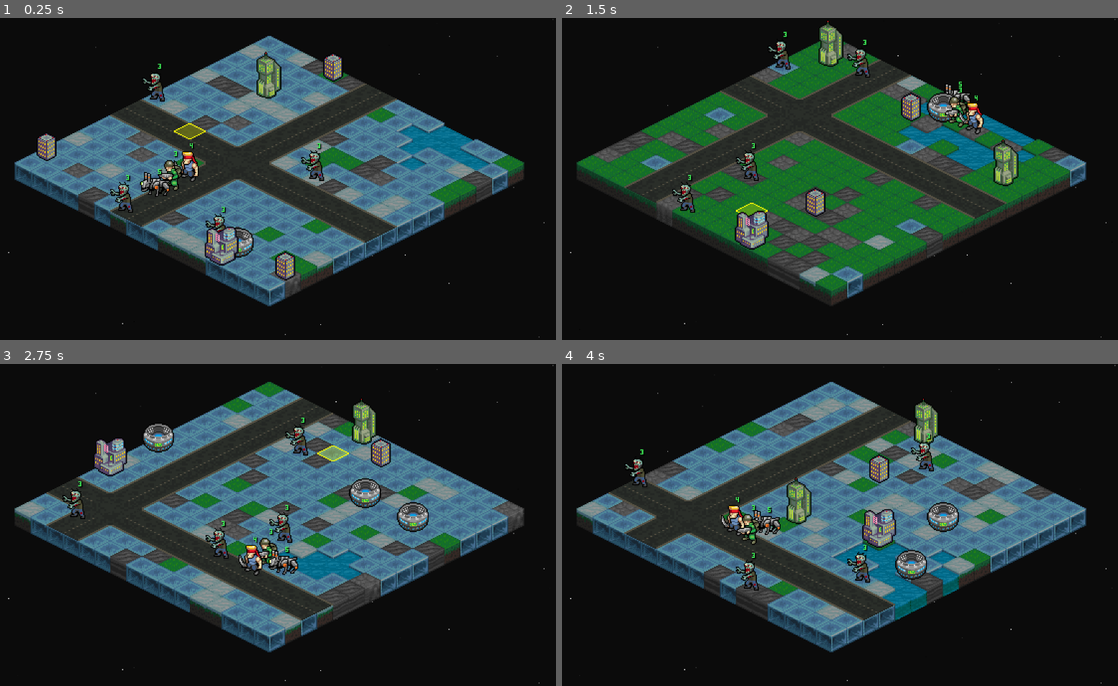
Above: before the commit, frames 1-4 (two rows, left to right).
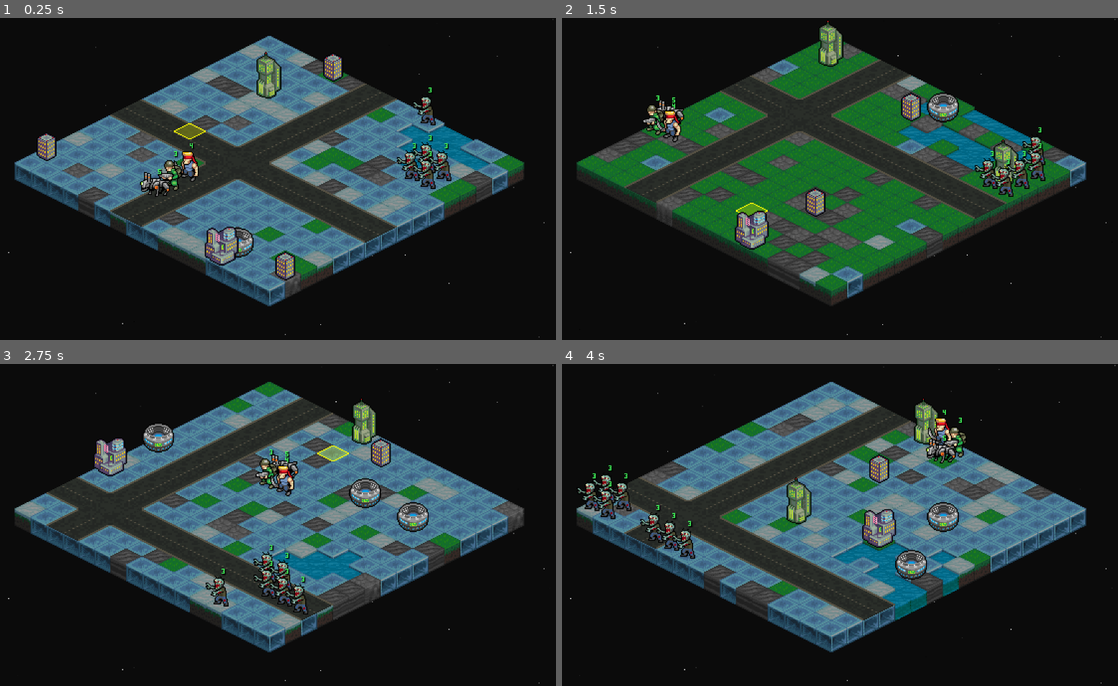
Above: after the commit, the same moments.

Repository: Tekknobot/MEKIII
Game: Godot game, scene res://scenes/Game.tscn
Two runs of this game, one before a commit and one after it. Both use one fixed random seed, a clock stepped at 60 frames per second and the inputs below.
Inputs (mouse positions are in pixels of both pictures, inside the frame that each line leads up to):
- Up to frame 1 (0.25 s): no input
- Up to frame 2 (1.5 s): tap Enter at 0.5 s; move the mouse to (956, 162) at 0.52 s; tap R at 0.6 s; click (956, 162) at 0.67 s; drag from (717, 195) to (801, 243) at 1.27 s
- Up to frame 3 (2.75 s): move the mouse to (328, 454) at 2.02 s; tap R at 2.1 s; click (328, 454) at 2.17 s
- Up to frame 4 (4 s): drag from (801, 589) to (662, 476) at 2.77 s; move the mouse to (1001, 573) at 3.52 s; tap R at 3.6 s; click (1001, 573) at 3.67 s

The runs differ from the first frame. In frame 1, 1.7% of the frame differs, in the area x 19-82%, y 14-67%; in frame 2, 2.8%; in frame 3, 3.0%; in frame 4, 3.3%, in the area x 2-73%, y 14-71%.

Commit message:
Spawn zombies in zone and in clusters

Diff:
--- a/scenes/Game.tscn
+++ b/scenes/Game.tscn
@@ -329,3 +329,4 @@
 move_tile_scene = ExtResource("27_0bq3a")
 attack_tile_scene = ExtResource("26_jhsr3")
 attack_flash_time = 0.48
+max_zombies = 16
--- a/scripts/map_controller.gd
+++ b/scripts/map_controller.gd
@@ -112,15 +112,97 @@
 		_spawn_specific_ally(c, ally_scenes[i])
 
 	# ---------------------------------------------------
-	# 2) Remaining cells used for zombies (random spread)
+	# 2) Zombies: far zone + clusters
 	# ---------------------------------------------------
-	valid_cells.shuffle()
-
-	for i in range(min(max_zombies, valid_cells.size())):
-		var c = valid_cells.pop_back()
-		_spawn_unit_walkable(c, Unit.Team.ENEMY)
+	var enemy_center := _pick_far_center(valid_cells, cluster_center)
+
+	# Build an enemy-zone pool near enemy_center (tweak radius)
+	var enemy_zone_radius := 6
+	var enemy_zone_cells := _cells_within_radius(valid_cells, enemy_center, enemy_zone_radius)
+
+	# If the zone is too small, fall back to all remaining valid cells
+	if enemy_zone_cells.size() < max_zombies:
+		enemy_zone_cells = valid_cells.duplicate()
+
+	_spawn_zombies_in_clusters(enemy_zone_cells, max_zombies)
 
 	print("Spawned allies:", ally_count, "zombies:", max_zombies)
+
+func _pick_far_center(cells: Array[Vector2i], from_center: Vector2i) -> Vector2i:
+	if cells.is_empty():
+		return Vector2i(-1, -1)
+
+	var best := cells[0]
+	var best_d := -1
+	for c in cells:
+		var d = abs(c.x - from_center.x) + abs(c.y - from_center.y)
+		if d > best_d:
+			best_d = d
+			best = c
+	return best
+
+
+func _cells_within_radius(cells: Array[Vector2i], center: Vector2i, r: int) -> Array[Vector2i]:
+	var out: Array[Vector2i] = []
+	for c in cells:
+		var d = abs(c.x - center.x) + abs(c.y - center.y)
+		if d <= r:
+			out.append(c)
+	return out
+
+
+func _spawn_zombies_in_clusters(zone_cells: Array[Vector2i], total: int) -> void:
+	if total <= 0 or zone_cells.is_empty():
+		return
+
+	zone_cells.shuffle()
+
+	# 2–3 clusters depending on zombie count
+	var cluster_count = clamp(int(ceil(float(total) / 2.0)), 2, 3)
+
+	for k in range(cluster_count):
+		if total <= 0 or zone_cells.is_empty():
+			break
+
+		# pick an anchor for this cluster
+		var anchor = zone_cells.pop_back()
+
+		# spawn size: 1–3 (but not more than remaining)
+		var size = min(total, randi_range(1, 3))
+
+		# spawn anchor first
+		_spawn_unit_walkable(anchor, Unit.Team.ENEMY)
+		total -= 1
+
+		# find nearby cells for the rest of this cluster (tight radius)
+		var near := _neighbors_sorted_by_distance(zone_cells, anchor, 3)
+
+		for i in range(size - 1):
+			if total <= 0 or near.is_empty():
+				break
+			var c = near.pop_front()
+			_spawn_unit_walkable(c, Unit.Team.ENEMY)
+			total -= 1
+
+			# remove used cell from the zone pool
+			var idx := zone_cells.find(c)
+			if idx != -1:
+				zone_cells.remove_at(idx)
+
+
+func _neighbors_sorted_by_distance(cells: Array[Vector2i], anchor: Vector2i, max_r: int) -> Array[Vector2i]:
+	var near: Array[Vector2i] = []
+	for c in cells:
+		var d = abs(c.x - anchor.x) + abs(c.y - anchor.y)
+		if d > 0 and d <= max_r:
+			near.append(c)
+
+	near.sort_custom(func(a:Vector2i, b:Vector2i) -> bool:
+		var da = abs(a.x - anchor.x) + abs(a.y - anchor.y)
+		var db = abs(b.x - anchor.x) + abs(b.y - anchor.y)
+		return da < db
+	)
+	return near
 
 func _spawn_specific_ally(preferred: Vector2i, scene: PackedScene) -> void:
 	var c := _find_nearest_open_walkable(preferred)
